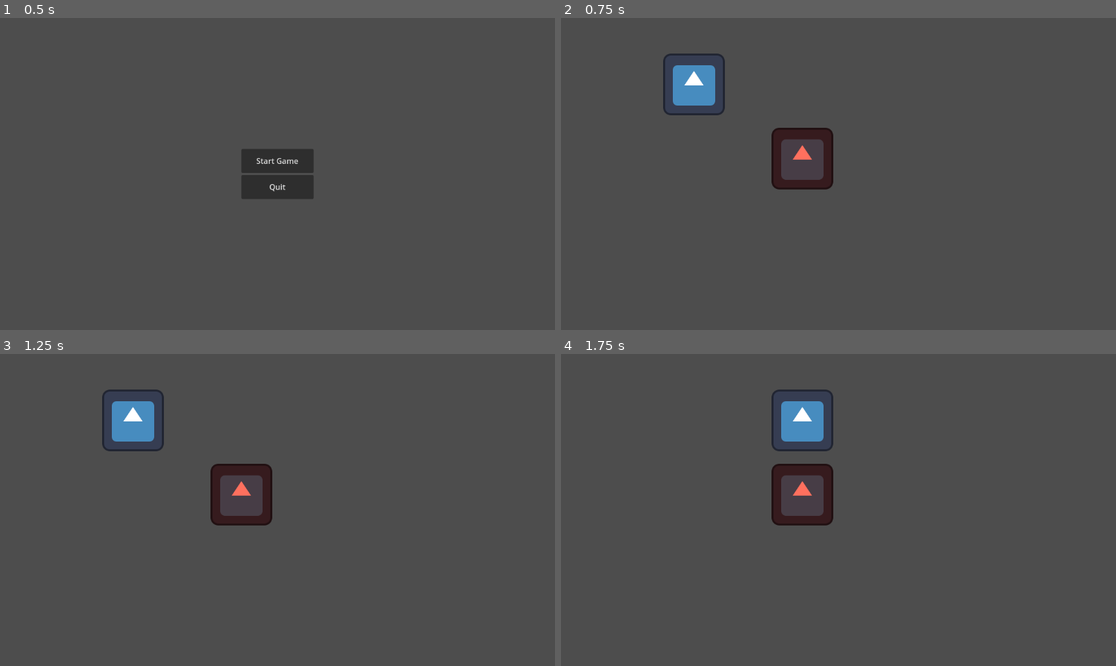
Above: before the commit, frames 1-4 (two rows, left to right).
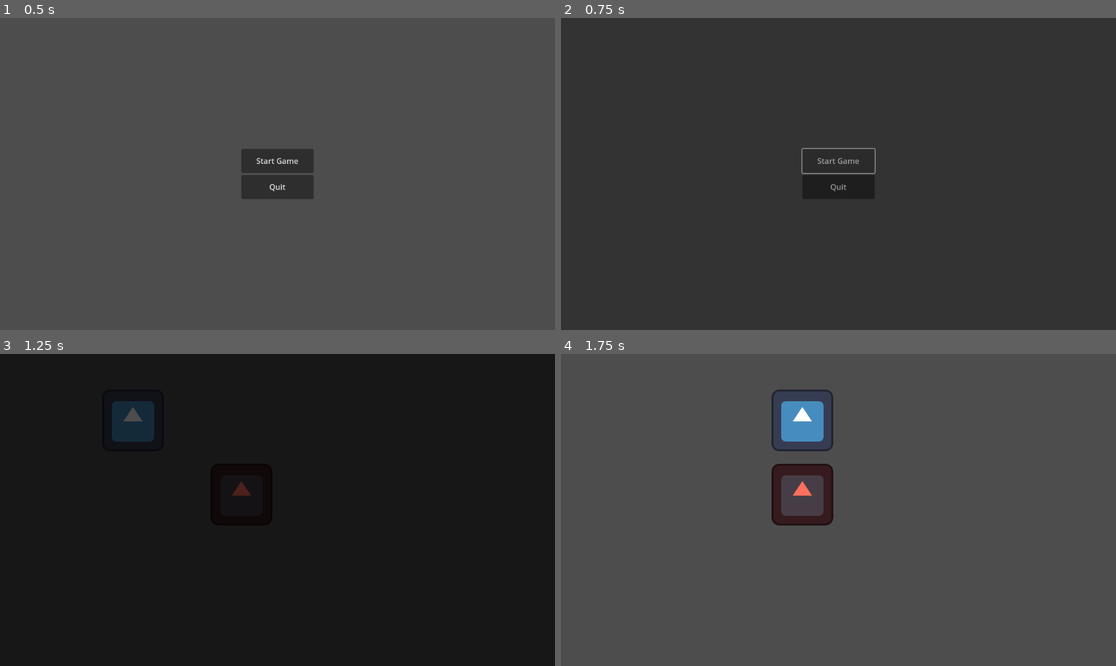
Above: after the commit, the same moments.

Repository: TheJP/GMTKGameJam2023
Game: Godot game, scene res://titleScreen.tscn
Same seed, same stepped clock (60 frames per second), same inputs: the game is played once before the commit and once after it. The engine's default icon, where the game draws it, is replaced by a stand-in: a white triangle on a blue panel in a dark square.
Inputs:
- Up to frame 1 (0.5 s): no input
- Up to frame 2 (0.75 s): click "Start Game" at 0.5 s
- Up to frame 3 (1.25 s): no input
- Up to frame 4 (1.75 s): hold D (move_right) from 1.28 s (still down)

Frame 1 is identical in both runs. In frame 2, 98% of the frame differs, in the area x 0-100%, y 0-100%; in frame 3, 100%; in frame 4, nothing differs.

Commit message:
Added Transition Animation

Diff:
--- /dev/null
+++ b/GMTKGameJam2023/Effects/TransitionScreen.gd
@@ -0,0 +1,17 @@
+extends CanvasLayer
+@onready var animation_player = $AnimationPlayer
+
+func fade_to_black():
+	animation_player.play("fade_to_black")
+	await animation_player.animation_finished
+
+func fade_to_normal():
+	animation_player.play("fade_to_normal")
+	await animation_player.animation_finished
+
+func transition():
+	animation_player.play("fade_to_black")
+
+func _on_AnimationPlayer_animation_finished(anim_name):
+	if anim_name == "fade_to_black":
+		$AnimationPlayer.play("fade_to_normal")
--- /dev/null
+++ b/GMTKGameJam2023/Effects/TransitionScreen.tscn
@@ -0,0 +1,75 @@
+[gd_scene load_steps=6 format=3 uid="uid://nbarobj5ydo6"]
+
+[ext_resource type="Script" path="res://Effects/TransitionScreen.gd" id="1_fq84p"]
+
+[sub_resource type="Animation" id="Animation_40vqb"]
+resource_name = "fade_to_black"
+length = 0.5
+tracks/0/type = "value"
+tracks/0/imported = false
+tracks/0/enabled = true
+tracks/0/path = NodePath("ColorRect:color")
+tracks/0/interp = 1
+tracks/0/loop_wrap = true
+tracks/0/keys = {
+"times": PackedFloat32Array(0, 0.5),
+"transitions": PackedFloat32Array(1, 1),
+"update": 0,
+"values": [Color(0, 0, 0, 0), Color(0, 0, 0, 1)]
+}
+
+[sub_resource type="Animation" id="Animation_cv54d"]
+length = 0.001
+tracks/0/type = "value"
+tracks/0/imported = false
+tracks/0/enabled = true
+tracks/0/path = NodePath("ColorRect:color")
+tracks/0/interp = 1
+tracks/0/loop_wrap = true
+tracks/0/keys = {
+"times": PackedFloat32Array(0),
+"transitions": PackedFloat32Array(1),
+"update": 0,
+"values": [Color(0, 0, 0, 0)]
+}
+
+[sub_resource type="Animation" id="Animation_qqd2u"]
+resource_name = "fade_to_normal"
+length = 0.5
+tracks/0/type = "value"
+tracks/0/imported = false
+tracks/0/enabled = true
+tracks/0/path = NodePath("ColorRect:color")
+tracks/0/interp = 1
+tracks/0/loop_wrap = true
+tracks/0/keys = {
+"times": PackedFloat32Array(0, 0.5),
+"transitions": PackedFloat32Array(1, 1),
+"update": 0,
+"values": [Color(0, 0, 0, 1), Color(0, 0, 0, 0)]
+}
+
+[sub_resource type="AnimationLibrary" id="AnimationLibrary_nu4bi"]
+_data = {
+"RESET": SubResource("Animation_cv54d"),
+"fade_to_black": SubResource("Animation_40vqb"),
+"fade_to_normal": SubResource("Animation_qqd2u")
+}
+
+[node name="TransitionScreen" type="CanvasLayer"]
+process_mode = 3
+script = ExtResource("1_fq84p")
+
+[node name="ColorRect" type="ColorRect" parent="."]
+anchors_preset = 15
+anchor_right = 1.0
+anchor_bottom = 1.0
+grow_horizontal = 2
+grow_vertical = 2
+mouse_filter = 2
+color = Color(0, 0, 0, 0)
+
+[node name="AnimationPlayer" type="AnimationPlayer" parent="."]
+libraries = {
+"": SubResource("AnimationLibrary_nu4bi")
+}
--- a/GMTKGameJam2023/UIElements/TitleScreen.gd
+++ b/GMTKGameJam2023/UIElements/TitleScreen.gd
@@ -1,18 +1,11 @@
 extends Control
 
-
-# Called when the node enters the scene tree for the first time.
-func _ready():
-	pass # Replace with function body.
-
-
-# Called every frame. 'delta' is the elapsed time since the previous frame.
-func _process(delta):
-	pass
-
-
 func _on_start_game_button_pressed():
+	get_tree().paused = true
+	await TransitionScreen.fade_to_black()
+	get_tree().paused = false
 	get_tree().change_scene_to_file("res://main.tscn")
+	TransitionScreen.fade_to_normal()
 
 
 func _on_quit_button_pressed():
--- a/GMTKGameJam2023/project.godot
+++ b/GMTKGameJam2023/project.godot
@@ -14,6 +14,10 @@
 run/main_scene="res://titleScreen.tscn"
 config/features=PackedStringArray("4.1", "GL Compatibility")
 config/icon="res://icon.svg"
+
+[autoload]
+
+TransitionScreen="*res://Effects/TransitionScreen.tscn"
 
 [input]
 
